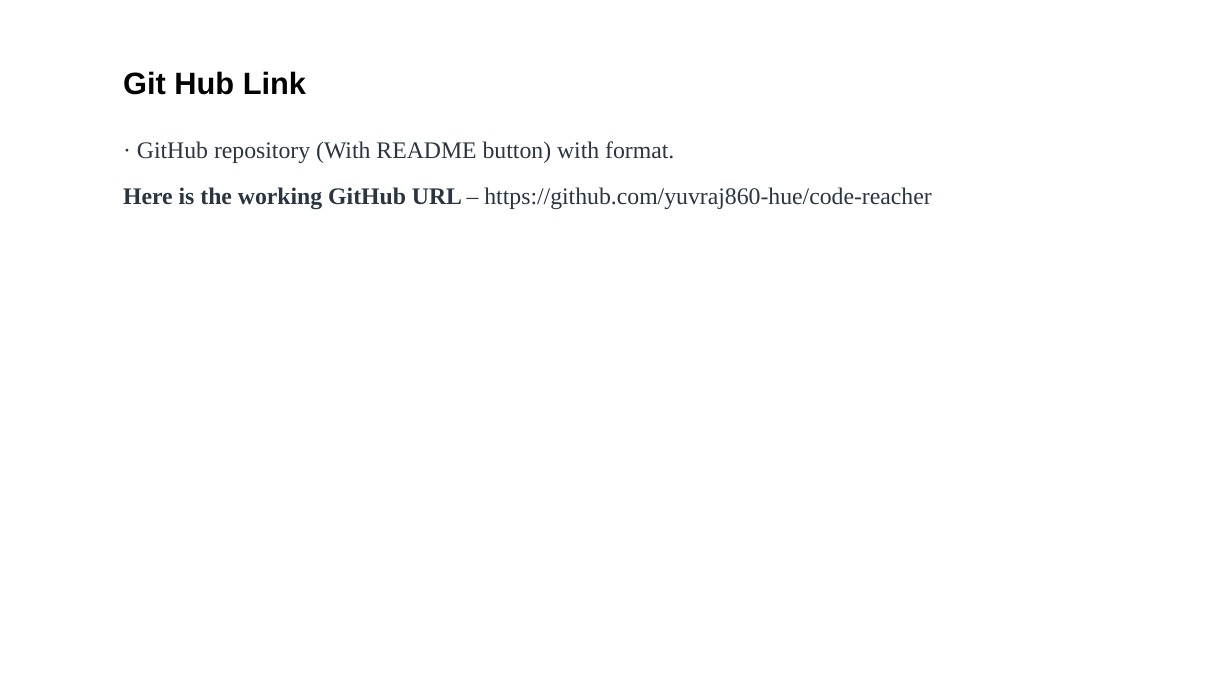
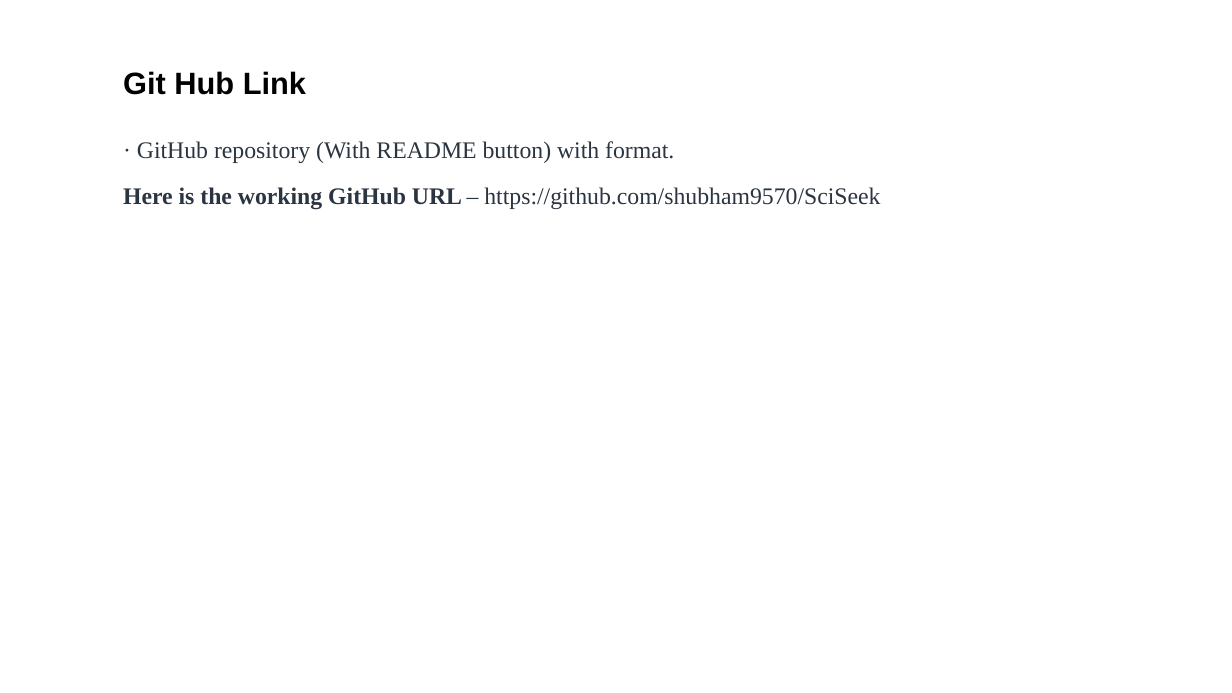
Before and after one commit to shubham9570/SciSeek, a slide deck: slide 12 of project_presentation.pptx. Drawn at 1232x693 pixels with LibreOffice and Linux fonts; fonts in the diff are those of the drawing. Boxes give left, top, right and bottom in pixels: in the first picture for what was removed or moved away, otherwise in the second. Text is boxed around its words. In the diff, an @@ line names an element or a change of style, - is before the commit and + after.

```diff
--- a/project_presentation.pptx
+++ b/project_presentation.pptx
@@ text at bbox=[123, 187, 880, 209]: text changed @@
-Here is the working GitHub URL – https://github.com/yuvraj860-hue/code-reacher
+Here is the working GitHub URL – https://github.com/shubham9570/SciSeek
```
Also in this commit, not shown: 1 other slide changed, 2 other files.
